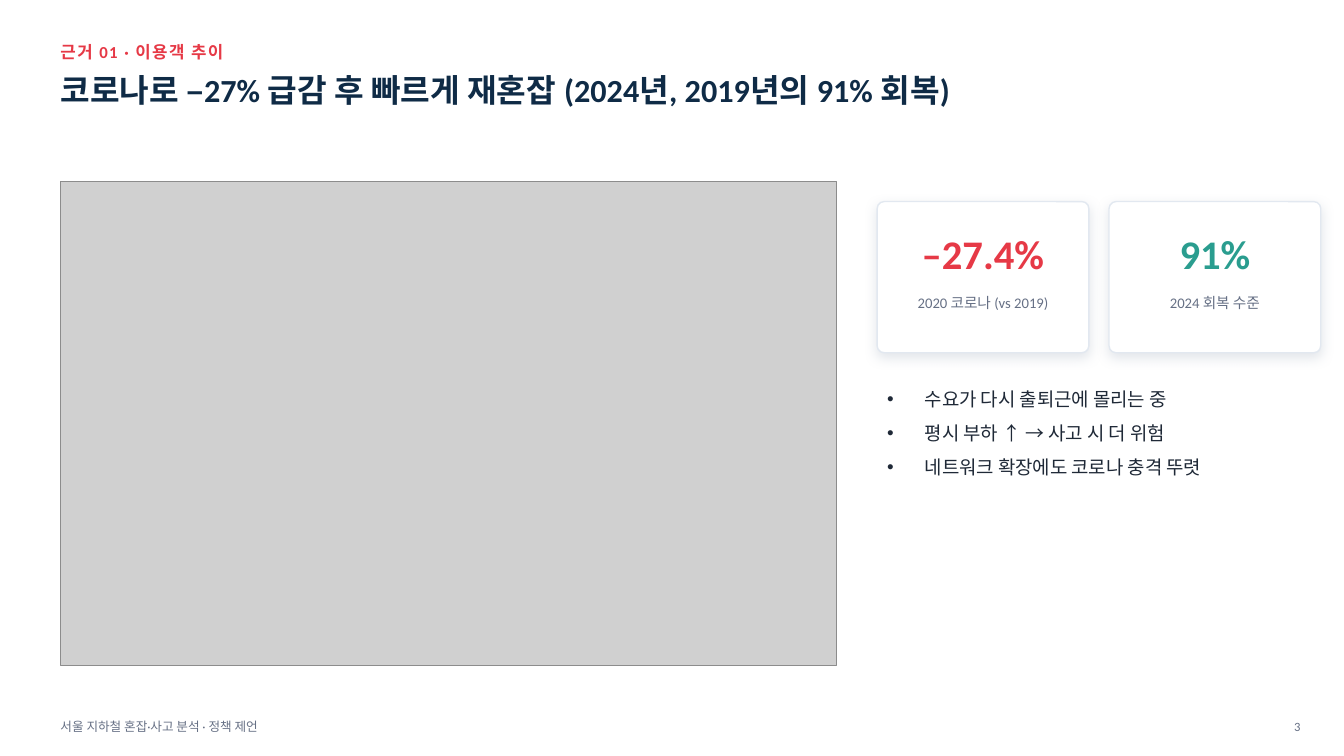
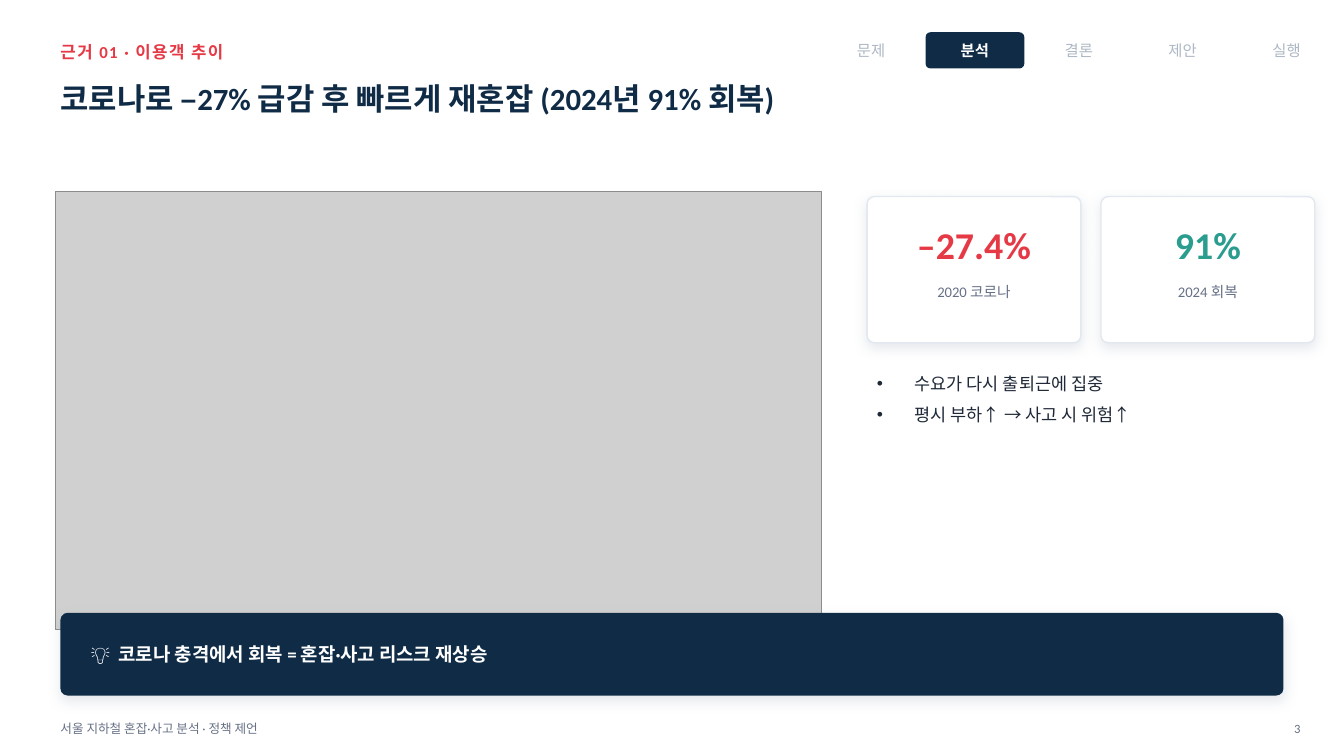
Before and after one commit to yuneunmi814-cmyk/data-analysis-mini-project, a slide deck: slide 4 of 발표장표_지하철혼잡.pptx (slide 3 before the commit). Drawn at 1344x756 pixels with LibreOffice and Linux fonts; fonts in the diff are those of the drawing; grey boxes stand for pictures. Boxes give left, top, right and bottom in pixels: in the first picture for what was removed or moved away, otherwise in the second. Text is boxed around its words. In the diff, an @@ line names an element or a change of style, - is before the commit and + after.

```diff
--- a/발표장표_지하철혼잡.pptx
+++ b/발표장표_지하철혼잡.pptx
@@ text added at box(857, 44, 885, 57), 11 pt, text #AEB8C4 @@
+문제
@@ rounded rectangle added at box(926, 32, 1024, 69), fill #0F2B46 @@
@@ text added at box(961, 43, 989, 58), 11 pt, text #FFFFFF, bold @@
+분석
@@ text added at box(1065, 43, 1093, 57), 11 pt, text #AEB8C4 @@
+결론
@@ text added at box(1168, 43, 1196, 57), 11 pt, text #AEB8C4 @@
+제안
@@ text added at box(1272, 43, 1300, 57), 11 pt, text #AEB8C4 @@
+실행
@@ text at box(60, 84, 774, 115): text changed; size 23 to 22 pt @@
-코로나로 –27% 급감 후 빠르게 재혼잡 (2024년, 2019년의 91% 회복)
+코로나로 –27% 급감 후 빠르게 재혼잡 (2024년 91% 회복)
@@ picture: place and size @@
-picture at box(60, 181, 837, 665)
+picture at box(55, 192, 822, 630)
@@ rounded rectangle at box(867, 197, 1081, 343): shadow changed; proportions changed @@
@@ rounded rectangle: place and size @@
-rounded rectangle at box(877, 202, 1089, 353)
+rounded rectangle at box(867, 197, 1081, 343)
@@ rounded rectangle: place and size @@
-rounded rectangle at box(1109, 202, 1321, 353)
+rounded rectangle at box(1101, 197, 1315, 343)
@@ rounded rectangle at box(1101, 197, 1315, 343): shadow changed; proportions changed @@
@@ text "–27.4%" at box(917, 233, 1031, 260): size 29 to 27 pt @@
@@ text "–27.4%": place and size @@
-text "–27.4%" at box(922, 241, 1044, 270)
+text "–27.4%" at box(917, 233, 1031, 260)
@@ text "91%": place and size @@
-text "91%" at box(1180, 241, 1251, 270)
+text "91%" at box(1175, 233, 1241, 260)
@@ text "91%" at box(1175, 233, 1241, 260): size 29 to 27 pt @@
@@ text at box(937, 285, 1010, 298): text changed @@
-2020 코로나 (vs 2019)
+2020 코로나
@@ text at box(1178, 285, 1238, 298): text changed @@
-2024 회복 수준
+2024 회복
@@ text at box(915, 375, 1132, 423): text changed; size 13.5 to 12.5 pt @@
-• 수요가 다시 출퇴근에 몰리는 중
-• 평시 부하 ↑ → 사고 시 더 위험
-• 네트워크 확장에도 코로나 충격 뚜렷
+• 수요가 다시 출퇴근에 집중
+• 평시 부하↑ → 사고 시 위험↑
@@ rounded rectangle added at box(60, 613, 1284, 696), fill #0F2B46 @@
@@ text added at box(119, 645, 488, 663), 13.5 pt, text #FFFFFF, bold @@
+💡 코로나 충격에서 회복 = 혼잡·사고 리스크 재상승
```
Also in this commit, not shown: 10 other slides changed, 4 slides added, 1 other file.
